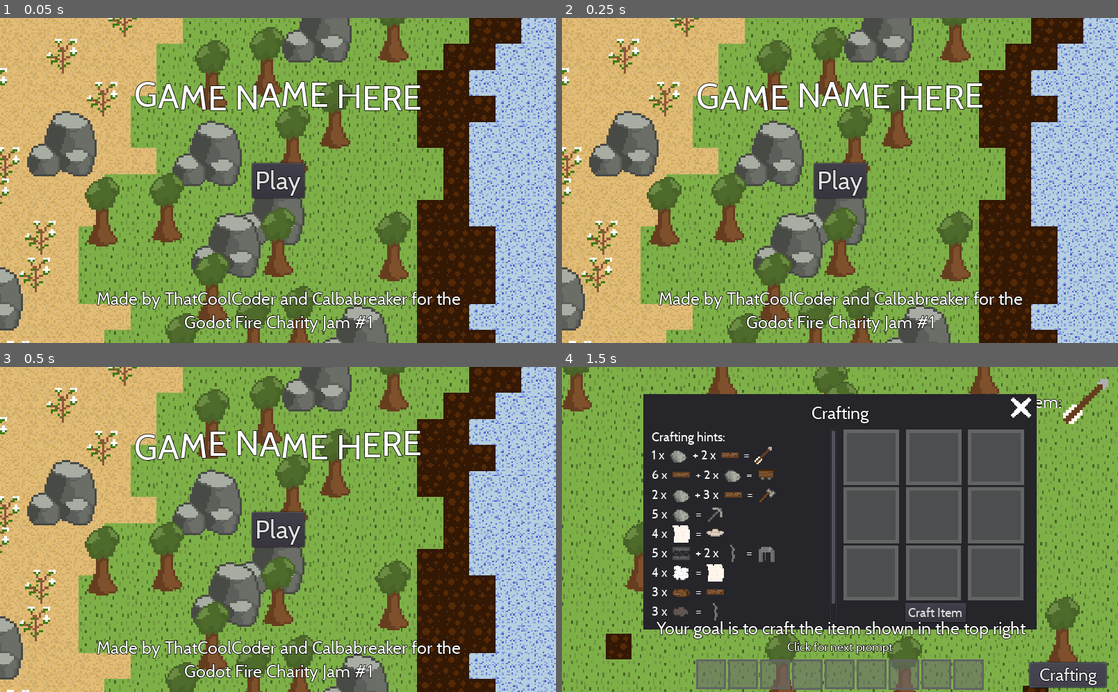
Above: before the commit, frames 1-4 (two rows, left to right).
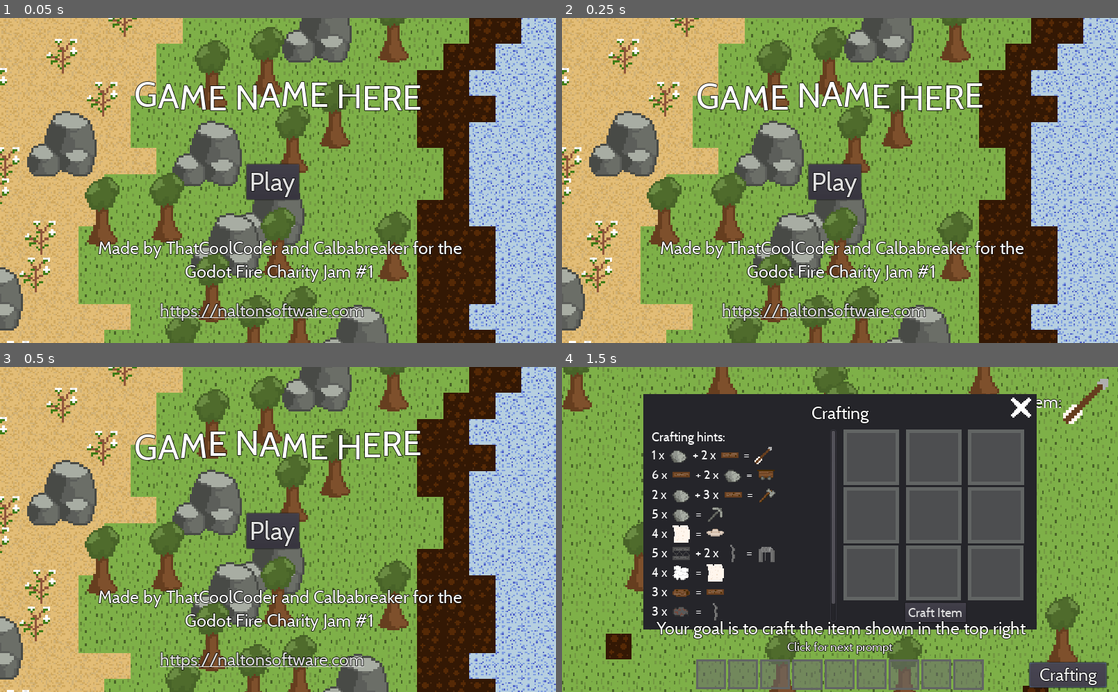
Above: after the commit, the same moments.

Repository: nalton-software/godot-fire-jam
Game: Godot game, scene res://scenes/StartScene.tscn
The game is run twice, just before and just after one commit, with the same random seed, the same clock (stepped at 60 frames per second) and the same inputs.
Inputs:
- Up to frame 1 (0.05 s): no input
- Up to frame 2 (0.25 s): no input
- Up to frame 3 (0.5 s): no input
- Up to frame 4 (1.5 s): click "Play" at 0.5 s; click "Crafting" at 1.25 s

The runs differ from the first frame. In frame 1, 6.0% of the frame differs, in the area x 17-84%, y 44-98%; in frame 2, 6.0%; in frame 3, 6.0%; in frame 4, nothing differs.

Commit message:
Advertising ;) [gacp]

Diff:
--- a/scenes/StartScene.tscn
+++ b/scenes/StartScene.tscn
@@ -45,10 +45,10 @@
 anchor_top = 0.5
 anchor_right = 0.5
 anchor_bottom = 0.5
-margin_left = -48.5
-margin_top = -32.5
-margin_right = 48.5
-margin_bottom = 32.5
+margin_left = -57.7832
+margin_top = -30.4253
+margin_right = 39.2168
+margin_bottom = 34.5747
 custom_fonts/font = SubResource( 2 )
 text = "Play"
 __meta__ = {
@@ -59,12 +59,29 @@
 anchor_top = 1.0
 anchor_right = 1.0
 anchor_bottom = 1.0
-margin_top = -102.431
-margin_bottom = -21.4314
+margin_left = 1.85666
+margin_top = -195.967
+margin_right = 1.85669
+margin_bottom = -114.967
 custom_fonts/font = ExtResource( 2 )
 text = "Made by ThatCoolCoder and Calbabreaker for the
 Godot Fire Charity Jam #1"
 align = 1
+__meta__ = {
+"_edit_use_anchors_": false
+}
+
+[node name="Website" type="LinkButton" parent="CanvasLayer"]
+anchor_left = 0.5
+anchor_top = 1.0
+anchor_right = 0.5
+anchor_bottom = 1.0
+margin_left = -216.756
+margin_top = -81.3511
+margin_right = 167.244
+margin_bottom = -0.351135
+custom_fonts/font = ExtResource( 2 )
+text = "https://naltonsoftware.com"
 __meta__ = {
 "_edit_use_anchors_": false
 }
@@ -165,3 +182,4 @@
 position = Vector2( 78.5938, 405.764 )
 
 [connection signal="pressed" from="CanvasLayer/PlayButton" to="." method="_on_PlayButton_pressed"]
+[connection signal="pressed" from="CanvasLayer/Website" to="." method="_on_Website_pressed"]
--- a/scripts/StartScene.gd
+++ b/scripts/StartScene.gd
@@ -2,3 +2,7 @@
 
 func _on_PlayButton_pressed():
 	LevelManagement.reset_crnt_level()
+
+
+func _on_Website_pressed():
+	OS.shell_open($CanvasLayer/Website.text)
